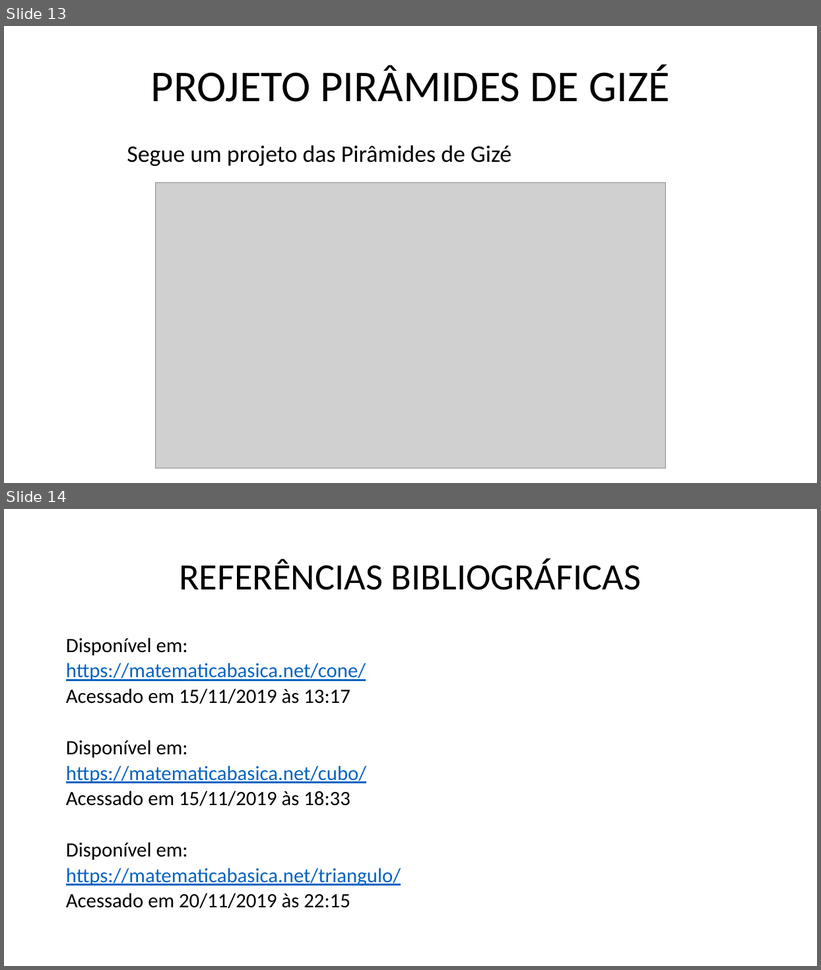
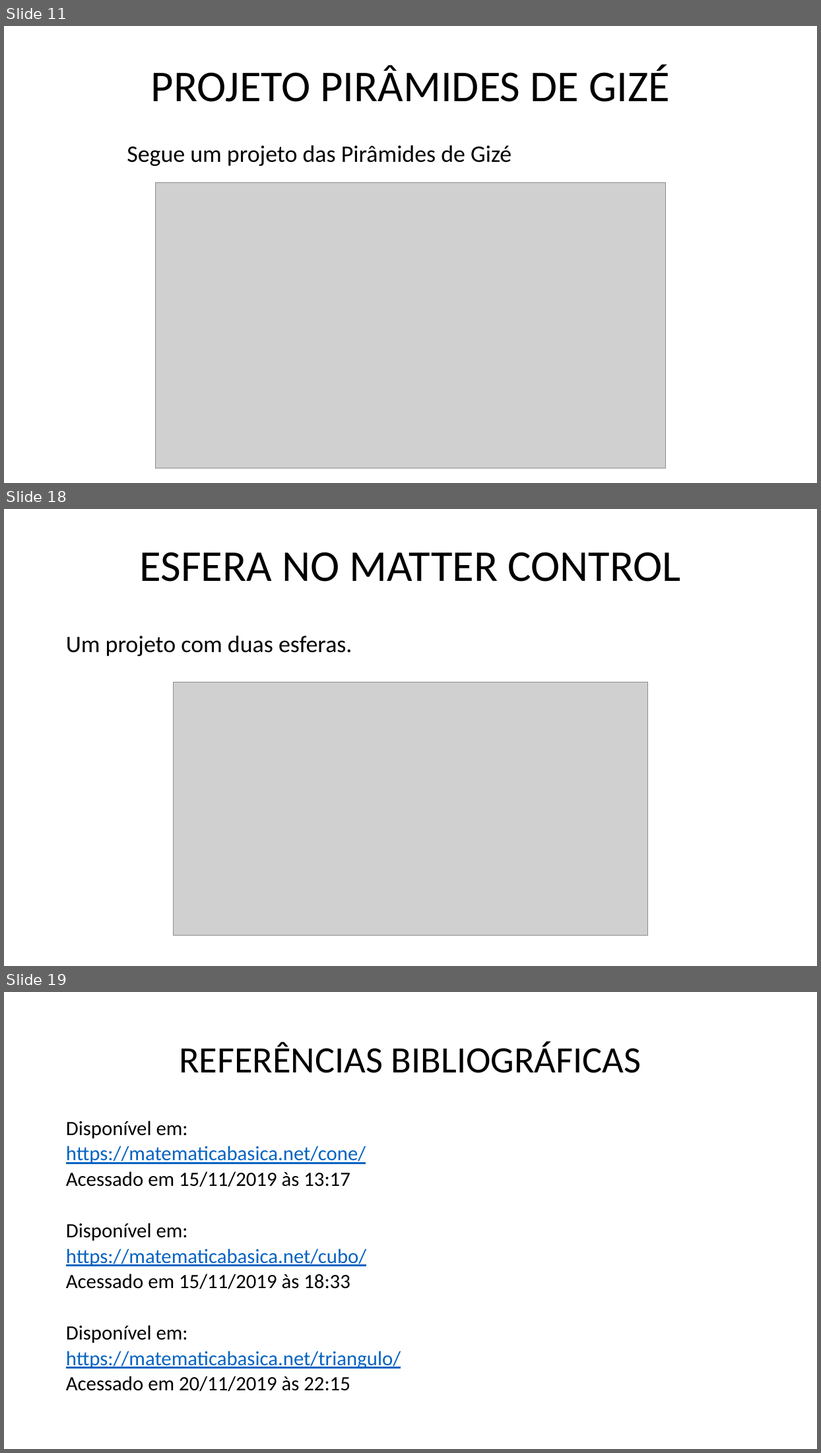
Before and after one commit to marcosdosea/ManualImpessora3D, a slide deck: Curso/Fundamentos de impressão 3D - Objetos.pptx. Shown one above the other, each under a label of ours: slides 13 and 14 before the commit, slides 11, 18 and 19 after it; the slides between them are not shown. The pictures are 821x970 and 821x1453 pixels, drawn with LibreOffice and Linux fonts; fonts in the diff are those of the drawing; grey boxes stand for pictures. Boxes give left, top, right and bottom in pixels: in the first picture for what was removed or moved away, otherwise in the second. Text is boxed around its words. In the diff, an @@ line names an element or a change of style, - is before the commit and + after.

```diff
--- a/Curso/Fundamentos de impressão 3D - Objetos.pptx
+++ b/Curso/Fundamentos de impressão 3D - Objetos.pptx
@@ slide 18 added at [4,509,817,966], background #FFFFFF @@
@@ title added at [140,552,680,582], 52 pt, text #000000 @@
+ESFERA NO MATTER CONTROL
@@ text added at [66,636,352,656], 28 pt, text #000000 @@
+Um projeto com duas esferas.
@@ picture added at [174,683,648,936] @@
@@ what was slide 13 is now slide 11 @@
@@ what was slide 14 is now slide 19 @@
```
Also in this commit, not shown: 2 slides changed, 5 other slides added, 1 slide removed, 3 other files.
